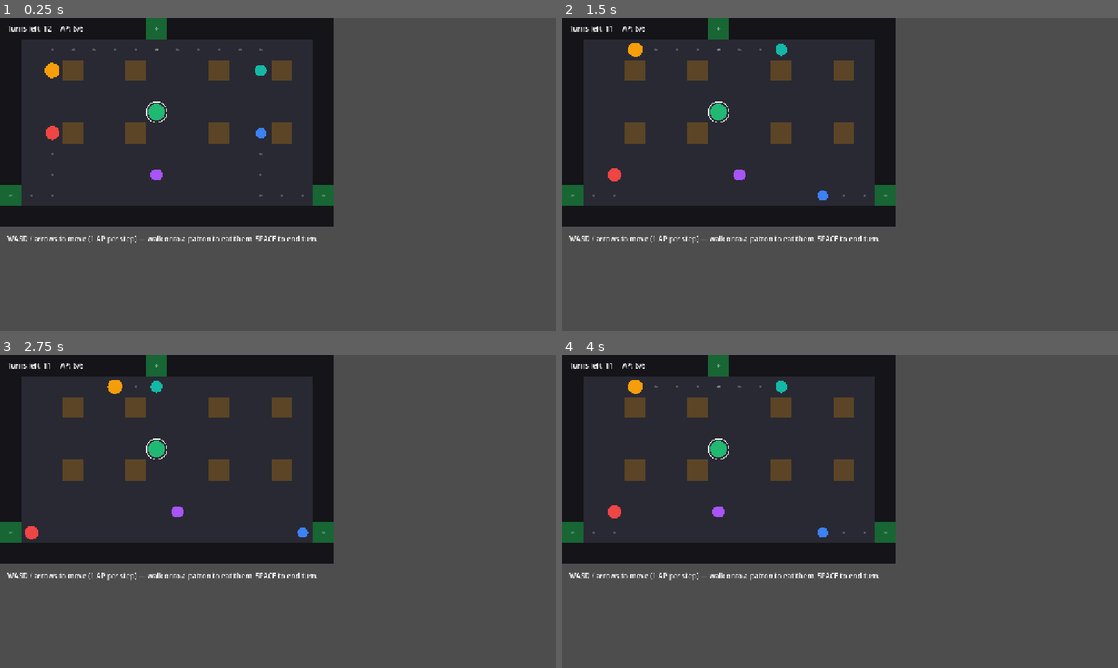
Above: before the commit, frames 1-4 (two rows, left to right).
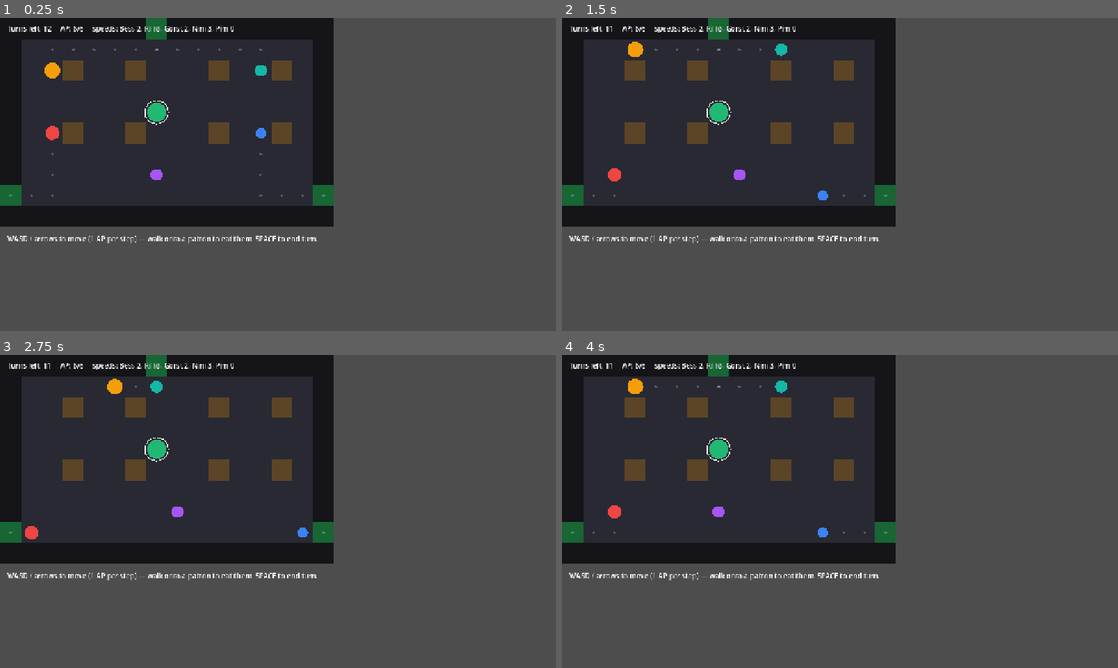
Above: after the commit, the same moments.

Repository: drinkup-productions/moonswill
Game: Godot game, scene res://scenes/feast/feast.tscn
Two runs of this game, one before a commit and one after it. Both use one fixed random seed, a clock stepped at 60 frames per second and the inputs below. This scene is started directly instead of the project's main scene.
Inputs (mouse positions are in pixels of both pictures, inside the frame that each line leads up to):
- Up to frame 1 (0.25 s): no input
- Up to frame 2 (1.5 s): tap Enter at 0.5 s; move the mouse to (962, 158) at 0.52 s; hold D (move_right) 0.53-1.28 s; hold Space (confirm) 0.53-1.28 s; click (962, 158) at 0.67 s; move the mouse to (728, 190) at 1.27 s; hold S (move_down) from 1.28 s (still down); tap Space (confirm) at 1.35 s
- Up to frame 3 (2.75 s): tap Space (confirm) at 2 s; move the mouse to (333, 442) at 2.02 s; release S (move_down) at 2.03 s; hold D (move_right) from 2.03 s (still down); hold Space (confirm) from 2.03 s (still down); tap J at 2.1 s
- Up to frame 4 (4 s): move the mouse to (812, 574) at 2.77 s; release D (move_right) at 2.78 s; release Space (confirm) at 2.78 s; hold W (move_up) 2.78-3.53 s; tap R at 2.85 s; click (812, 574) at 2.92 s; tap Space (confirm) at 3.05 s; move the mouse to (1006, 558) at 3.52 s; hold A (move_left) from 3.53 s (still down); hold Space (confirm) from 3.53 s (still down); tap Enter at 3.6 s

The runs differ from the first frame. In frame 1, 0.4% of the frame differs, in the area x 8-48%, y 2-40%; in frame 2, 0.4%, in the area x 10-42%, y 2-52%; in frame 3, 0.4%; in frame 4, 0.4%.

Commit message:
more-combatupdated

Diff:
--- a/godot/scripts/dev/tf_debug.gd
+++ b/godot/scripts/dev/tf_debug.gd
@@ -1,19 +1,24 @@
 extends Control
-## Dev scene: poke a Transform, watch the art-facing descriptor move.
-## F6 on this scene. Validates the contract long before art exists.
+## Dev scene: poke a Transform, watch the descriptor AND the combatant's
+## derived stats move. F6 on this scene.
 
 const STEP := 6
 
 var t: Transform
+var c: Combatant
 var profile := "humanoid"
 var info_lbl: Label
+var combat_lbl: Label
 var reaction_lbl: Label
 var log_lbl: RichTextLabel
 
 
 func _ready() -> void:
 	t = Transform.new("bandit")
-	t.crossed.connect(_on_crossed)
+	c = Combatant.new("Bandit", "bandit")
+	c.transform = t
+	c.reaction_profile = profile
+	c.refresh_stats()
 	_build()
 	_refresh()
 
@@ -26,30 +31,43 @@
 
 
 func _bump(amount: int) -> void:
-	t.apply({"belly": amount})
+	var events := t.apply({"belly": amount})
+	c.refresh_stats()
+	for r in c.react_to(events):
+		_log("reaction: %s (%d turns)" % [r["name"], r["turns"]])
 	_refresh()
 
 
 func _cycle_profile() -> void:
 	var order := ["feral", "humanoid", "brute"]
 	profile = order[(order.find(profile) + 1) % order.size()]
+	c.reaction_profile = profile
 	_refresh()
 
 
-func _on_crossed(axis: String, from_stage: int, to_stage: int) -> void:
-	var r := ReactionTable.lookup(profile, axis, to_stage)
-	var kind := ReactionTable.kind_name(int(r.get("kind", ReactionTable.Kind.NONE)))
-	reaction_lbl.text = "crossed %s %d -> %d    reaction: %s" % [axis, from_stage, to_stage, kind]
+func _log(p_text: String) -> void:
 	if not log_lbl.text.is_empty():
 		log_lbl.text += "\n"
-	log_lbl.text += "[%s] %s %d->%d : %s" % [profile, axis, from_stage, to_stage, kind]
+	log_lbl.text += p_text
+
+
+func _on_crossed(axis: String, from_stage: int, to_stage: int) -> void:
+	reaction_lbl.text = "crossed %s %d -> %d" % [axis, from_stage, to_stage]
+	_log("[%s] %s %d -> %d" % [profile, axis, from_stage, to_stage])
 
 
 func _refresh() -> void:
 	var v := t.visual()
-	info_lbl.text = "profile %s  |  base %d  blend %.2f  tear %d  silhouette %d (visible %d)  conceal %d" % [
-		profile, v["base_stage"], v["base_blend"], v["tear"],
+	info_lbl.text = "base %d  blend %.2f  tear %d  silhouette %d (visible %d)  conceal %d" % [
+		v["base_stage"], v["base_blend"], v["tear"],
 		v["silhouette"], v["visible_silhouette"], t.concealed_stages,
+	]
+	var slam := ""
+	for a in c.attacks():
+		if a["id"] == "belly_slam":
+			slam = "  belly slam %d dmg / %d ap" % [a["damage"], a["ap"]]
+	combat_lbl.text = "hp %d/%d   speed %d   resist %.2f%s   effects: %s" % [
+		c.hp, c.max_hp, c.speed(), c.damage_resist(), slam, c.status_text(),
 	]
 	queue_redraw()
 
@@ -66,6 +84,8 @@
 
 	info_lbl = Label.new()
 	col.add_child(info_lbl)
+	combat_lbl = Label.new()
+	col.add_child(combat_lbl)
 
 	var row := HBoxContainer.new()
 	col.add_child(row)
@@ -83,6 +103,8 @@
 	_btn(row, "cycle profile", _cycle_profile)
 	_btn(row, "reset", func() -> void:
 		t.points["belly"] = 0
+		c.effects.clear()
+		c.refresh_stats()
 		_refresh()
 	)
 
@@ -97,7 +119,7 @@
 
 func _draw() -> void:
 	var v := t.visual()
-	var centre := Vector2(620, 380)
+	var centre := Vector2(620, 400)
 	var sc := 1.0 + float(v["visible_silhouette"]) * 0.22
 	draw_circle(centre, 40.0 * sc, Color(0.66, 0.33, 0.97, 0.5))
 
@@ -111,5 +133,10 @@
 	for i in v["tear"]:
 		draw_arc(centre, 44.0 * sc + i * 7.0, 0.0, TAU, 32, Color(1, 0.4, 0.4), 2.0)
 
+	# hp bar
+	var frac := float(c.hp) / maxi(1, c.max_hp)
+	draw_rect(Rect2(centre + Vector2(-60, 110 * sc), Vector2(120, 8)), Color(0.2, 0.2, 0.24))
+	draw_rect(Rect2(centre + Vector2(-60, 110 * sc), Vector2(120 * frac, 8)), Color(0.85, 0.25, 0.3))
+
 	var font := ThemeDB.fallback_font
-	draw_string(font, centre + Vector2(-80, 96 * sc), "base %d  blend %.2f" % [v["base_stage"], v["base_blend"]], HORIZONTAL_ALIGNMENT_LEFT, -1, 14)
+	draw_string(font, centre + Vector2(-80, 100 * sc), "base %d  blend %.2f" % [v["base_stage"], v["base_blend"]], HORIZONTAL_ALIGNMENT_LEFT, -1, 14)
--- a/godot/scripts/feast.gd
+++ b/godot/scripts/feast.gd
@@ -40,7 +40,7 @@
 		p.display_name = d.name
 		p.species = d.species
 		p.cell = d.cell
-		p.transformation = d.tf
+		p.set_legacy_transformation(d.tf)
 		p.willing = d.willing
 		ctrl.register_patron(p)
 
@@ -59,23 +59,47 @@
 	hint.text = "WASD / arrows to move (1 AP per step) — walk onto a patron to eat them. SPACE to end turn."
 
 
+func _speed_report() -> String:
+	var parts: Array[String] = []
+	for p in ctrl.patrons:
+		if p.is_active():
+			parts.append("%s %d" % [p.display_name, p.speed()])
+	return ", ".join(parts)
+
+
+## A live turn is the condition for ending it. Action points are only the
+## condition for moving. Conflating the two softlocks at zero AP.
 func _unhandled_input(event: InputEvent) -> void:
-	if busy or not ctrl.can_act():
+	if busy or ctrl.finished or ctrl.resolved:
 		return
-	if event.is_action_pressed("move_up"):    _move(Vector2i.UP)
-	elif event.is_action_pressed("move_down"):  _move(Vector2i.DOWN)
-	elif event.is_action_pressed("move_left"):  _move(Vector2i.LEFT)
-	elif event.is_action_pressed("move_right"): _move(Vector2i.RIGHT)
-	elif event.is_action_pressed("confirm"):    _end_turn()
+
+	if event.is_action_pressed("confirm"):
+		_end_turn()
+		return
+
+	if not ctrl.can_act():
+		return
+
+	if event.is_action_pressed("move_up"):
+		_move(Vector2i.UP)
+	elif event.is_action_pressed("move_down"):
+		_move(Vector2i.DOWN)
+	elif event.is_action_pressed("move_left"):
+		_move(Vector2i.LEFT)
+	elif event.is_action_pressed("move_right"):
+		_move(Vector2i.RIGHT)
 
 
 func _move(dir: Vector2i) -> void:
-	if ctrl.try_move(dir):
-		queue_redraw()
+	if not ctrl.try_move(dir):
+		return
+	queue_redraw()
+	if ctrl.ap <= 0 and not busy:
+		_end_turn()          # nothing left to spend, so don't make them say so
 
 
 func _end_turn() -> void:
-	if busy or ctrl.finished:
+	if busy or ctrl.finished or ctrl.resolved:
 		return
 	busy = true
 	ctrl.end_turn()
@@ -108,7 +132,11 @@
 
 
 func _refresh() -> void:
-	status.text = "Turns left: %d     AP: %d/%d" % [ctrl.turns_left, ctrl.ap, ctrl.ap_max]
+	status.text = "Turns left: %d     AP: %d/%d     speeds: %s" % [
+		ctrl.turns_left, ctrl.ap, ctrl.ap_max, _speed_report()
+	]
+	if ctrl.ap <= 0 and not ctrl.finished and not ctrl.resolved:
+		hint.text = "Out of action points — ending the turn. SPACE to end early."
 	queue_redraw()
 
 
@@ -132,7 +160,7 @@
 		if not p.is_active():
 			continue
 		var centre := Vector2(p.cell) * TILE + Vector2(TILE, TILE) * 0.5
-		var radius := 12.0 + float(p.transformation) / 12.0
+		var radius := 12.0 + float(p.transform.silhouette()) * 2.0
 		draw_circle(centre, radius, _patron_color(p))
 		if p.willing:
 			draw_arc(centre, radius + 5.0, 0.0, TAU, 24, Color.WHITE, 2.0)
--- /dev/null
+++ b/godot/scripts/systems/combatant.gd
@@ -0,0 +1,191 @@
+class_name Combatant
+extends RefCounted
+## Anything that can fight. Pure data; a scene drives the turn loop. §8
+## Fat is resilience through damage resistance and heavier attacks, not a
+## bigger HP pool. It costs speed and action points. A tank build is
+## legitimate and slow.
+
+signal hp_changed(p_hp: int)
+signal downed()
+
+const BASE_HP := 14
+const BASE_AP := 3
+
+const ATTACKS := [
+	{"id": "punch",      "name": "Punch",      "ap": 1, "damage": 4, "weight_scale": 0.0},
+	{"id": "claw",       "name": "Claw",       "ap": 1, "damage": 6, "weight_scale": 0.0},
+	{"id": "belly_slam", "name": "Belly Slam", "ap": 2, "damage": 5, "weight_scale": 1.6},
+]
+
+var display_name := ""
+var species := ""
+var reaction_profile := "feral"
+var transform: Transform
+var is_player := false
+var max_hp := BASE_HP
+var hp := BASE_HP
+var ap_max := BASE_AP
+var ap := BASE_AP
+var brews: Array = []          # ingredient ids carried, used as combat items
+var effects := {}              # ReactionTable.Kind -> turns remaining
+
+
+func _init(p_name: String = "", p_species: String = "") -> void:
+	display_name = p_name
+	species = p_species
+	transform = Transform.new(p_species)
+	max_hp = BASE_HP
+	hp = BASE_HP
+	ap_max = BASE_AP
+	ap = BASE_AP
+
+
+static func make_player() -> Combatant:
+	var c := Combatant.new("Chugs", "skull-dog")
+	c.is_player = true
+	c.transform.concealed_stages = Levels.conceal_stages()
+	c.refresh_stats()
+	return c
+
+
+static func make_enemy(p_name: String, p_species: String, rng: RandomNumberGenerator) -> Combatant:
+	var c := Combatant.new(p_name, p_species)
+	c.reaction_profile = ReactionTable.profile_for(p_species, rng)
+	c.brews = _spawn_brews(rng, rng.randi_range(1, 2))
+	c.refresh_stats()
+	return c
+
+
+static func _spawn_brews(rng: RandomNumberGenerator, p_count: int) -> Array:
+	var ids: Array = []
+	for id in IngredientDB.all.keys():
+		if not IngredientDB.is_diluent(id):
+			ids.append(id)
+	var out: Array = []
+	for _i in p_count:
+		out.append(ids[rng.randi_range(0, ids.size() - 1)])
+	return out
+
+
+## HP is fixed; bulk never moves it. Only the player's action points are
+## weight-derived. Resilience lives in damage_resist() and attacks(). §6.10
+func refresh_stats() -> void:
+	if is_player:
+		ap_max = maxi(1, BASE_AP - int(floor(float(Game.weight) / 34.0)))
+		ap = mini(ap, ap_max)
+	hp = mini(hp, max_hp)
+	hp_changed.emit(hp)
+
+
+func speed() -> int:
+	var s := transform.silhouette()
+	var base := 3
+	if s >= 5:
+		base = 0
+	elif s >= 4:
+		base = 1
+	elif s >= 2:
+		base = 2
+	if effects.has(ReactionTable.Kind.SLOWED):
+		base = maxi(0, base - 1)
+	if effects.has(ReactionTable.Kind.ENRAGED):
+		base += 1
+	return base
+
+
+func damage_resist() -> float:
+	var r := float(transform.silhouette()) * 0.08
+	if effects.has(ReactionTable.Kind.GUARD_DOWN):
+		r *= 0.5
+	return r
+
+
+## Weight raises Belly Slam damage and its cost. Power that is slow.
+func attacks() -> Array:
+	var out: Array = []
+	for a in ATTACKS:
+		var entry: Dictionary = a.duplicate()
+		if float(entry["weight_scale"]) > 0.0:
+			var s := transform.silhouette()
+			entry["damage"] = int(round(float(entry["damage"]) + float(entry["weight_scale"]) * s))
+			entry["ap"] = int(entry["ap"]) + int(s / 3)
+		out.append(entry)
+	return out
+
+
+func attack_damage(p_attack: Dictionary) -> int:
+	var d := int(p_attack["damage"])
+	if effects.has(ReactionTable.Kind.ENRAGED):
+		d = int(round(float(d) * 1.5))
+	return maxi(1, d - int(round(float(d) * damage_resist())))
+
+
+func is_down() -> bool:
+	return hp <= 0
+
+
+func is_out() -> bool:
+	return is_down() or effects.has(ReactionTable.Kind.STOP) or effects.has(ReactionTable.Kind.FLEE)
+
+
+func is_stunned() -> bool:
+	return effects.has(ReactionTable.Kind.DISTRACTED)
+
+
+func can_act() -> bool:
+	return not is_out() and not is_stunned() and ap > 0
+
+
+func take_damage(p_amount: int) -> void:
+	hp = maxi(0, hp - p_amount)
+	hp_changed.emit(hp)
+	if hp == 0:
+		downed.emit()
+
+
+func heal(p_amount: int) -> void:
+	hp = mini(max_hp, hp + p_amount)
+	hp_changed.emit(hp)
+
+
+func apply_effect(p_kind: int, p_turns: int = 1) -> void:
+	effects[p_kind] = maxi(int(effects.get(p_kind, 0)), p_turns)
+
+
+func tick_effects() -> void:
+	for k in effects.keys():
+		if k == ReactionTable.Kind.STOP or k == ReactionTable.Kind.FLEE:
+			continue
+		effects[k] = int(effects[k]) - 1
+		if int(effects[k]) <= 0:
+			effects.erase(k)
+
+
+## Applies reactions from Transform crossings. Returns them so the battle
+## log can say what happened. §8
+func react_to(p_events: Array) -> Array:
+	var out: Array = []
+	for e in p_events:
+		if int(e["to"]) <= int(e["from"]):
+			continue
+		var r := ReactionTable.lookup(reaction_profile, str(e["axis"]), int(e["to"]))
+		if r.is_empty():
+			continue
+		var kind := int(r.get("kind", ReactionTable.Kind.NONE))
+		if kind == ReactionTable.Kind.NONE:
+			continue
+		var turns := int(r.get("turns", 1))
+		apply_effect(kind, turns)
+		out.append({"kind": kind, "name": ReactionTable.kind_name(kind), "turns": turns})
+	return out
+
+
+func begin_turn() -> void:
+	ap = ap_max
+
+
+func status_text() -> String:
+	var parts: Array[String] = []
+	for k in effects.keys():
+		parts.append("%s (%d)" % [ReactionTable.kind_name(int(k)), int(effects[k])])
+	return ", ".join(parts) if not parts.is_empty() else "—"
--- a/godot/scripts/systems/feast_patron.gd
+++ b/godot/scripts/systems/feast_patron.gd
@@ -1,6 +1,8 @@
 class_name FeastPatron
 extends RefCounted
-## A patron during the feast.
+## A patron during the feast. Design ref: §6.5
+## Transformation lives in a shared Transform, so the feast and combat use
+## one ladder rather than two. §6.9
 
 enum State { WAITING, CAUGHT, ESCAPED }
 
@@ -8,18 +10,25 @@
 var display_name: String = ""
 var species: String = ""
 var cell: Vector2i = Vector2i.ZERO
-var transformation: int = 0        # 0-100
+var transform: Transform
 var willing: bool = false
 var state: State = State.WAITING
 
 
-## Design ref §6.5 — transformations slow escape. Willing patrons don't run.
+func _init() -> void:
+	transform = Transform.new()
+
+
+## §6.5 — transformations slow escape. Willing patrons do not run.
 func speed() -> int:
 	if willing:
 		return 0
-	if transformation >= 68:
+	var s := transform.silhouette()
+	if s >= 5:
+		return 0
+	if s >= 4:
 		return 1
-	if transformation >= 34:
+	if s >= 2:
 		return 2
 	return 3
 
@@ -37,3 +46,10 @@
 	if path.size() < 2:
 		return 0
 	return ceili(float(path.size() - 1) / float(spd))
+
+
+## Legacy 0-100 demo scale. Derived from the old speed thresholds rather
+## than tuned: 34 must land on stage 2 and 68 on stage 4, so 12/34 = 6/17.
+## Points = tf * 6/17. This reproduces the old ladder by construction.
+func set_legacy_transformation(p_value: int) -> void:
+	transform.points["belly"] = int(round(float(p_value) * 6.0 / 17.0))
Not shown, added: godot/scripts/systems/combatant.gd.uid
Not shown, changed: docs/design.md
